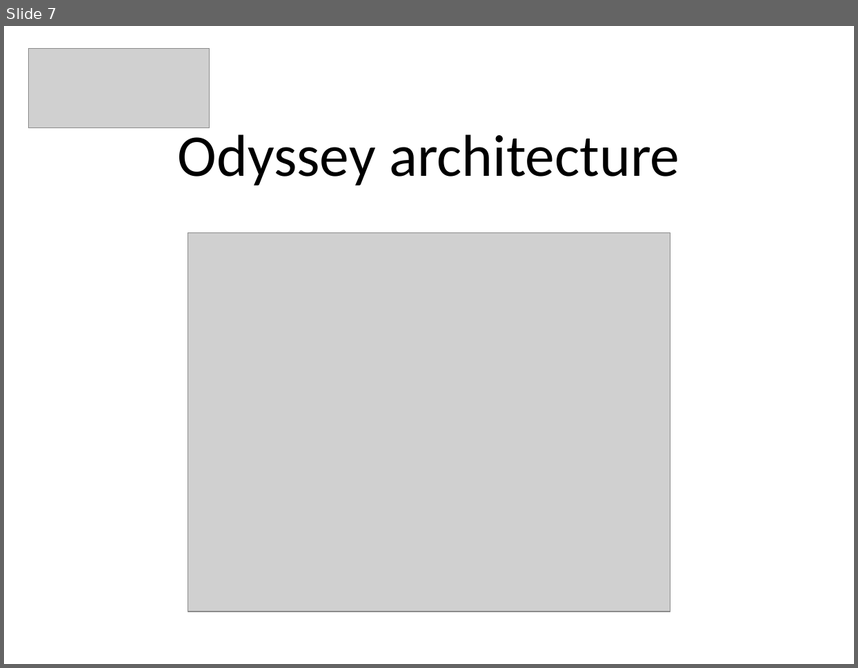
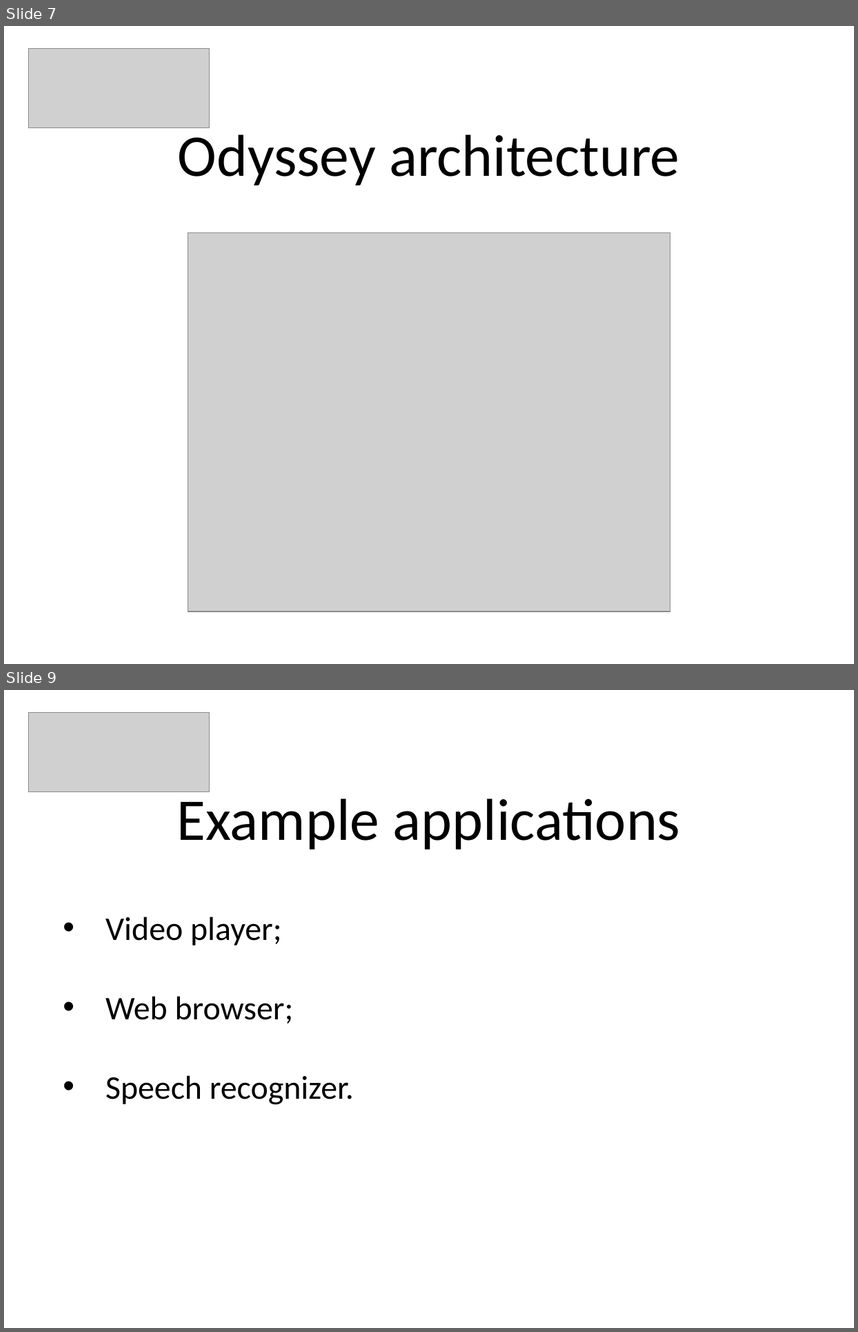
Before and after one commit to PeBraz/AirDesk, a slide deck: paper-presentation/cmov-presentation.pptx. Shown one above the other, each under a label of ours: slide 7 before the commit, slides 7 and 9 after it; the slides between them are not shown. The pictures are 858x668 and 858x1332 pixels, drawn with LibreOffice and Linux fonts; fonts in the diff are those of the drawing; grey boxes stand for pictures. Boxes give left, top, right and bottom in pixels: in the first picture for what was removed or moved away, otherwise in the second. Text is boxed around its words. In the diff, an @@ line names an element or a change of style, - is before the commit and + after.

```diff
--- a/paper-presentation/cmov-presentation.pptx
+++ b/paper-presentation/cmov-presentation.pptx
@@ slide 9 added at (4, 690, 854, 1328), background #FFFFFF @@
@@ picture added at (29, 712, 210, 792) @@
@@ title added at (177, 791, 681, 849), 50 pt, text #000000 @@
+Example applications
@@ text added at (105, 916, 354, 1105), 28 pt, text #000000 @@
+• Video player;
+• Web browser;
+• Speech recognizer.
```
Also in this commit, not shown: 5 other slides added.
